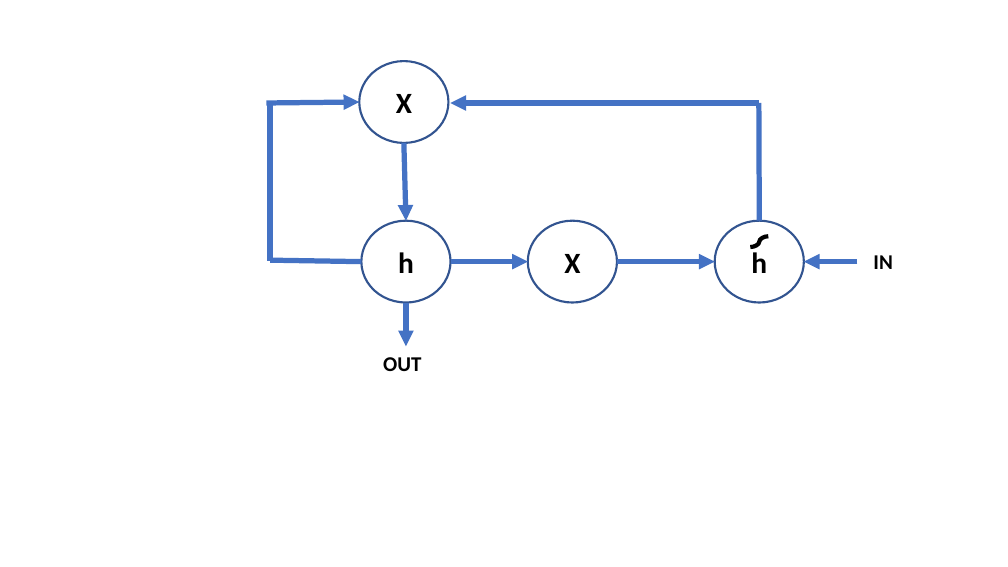
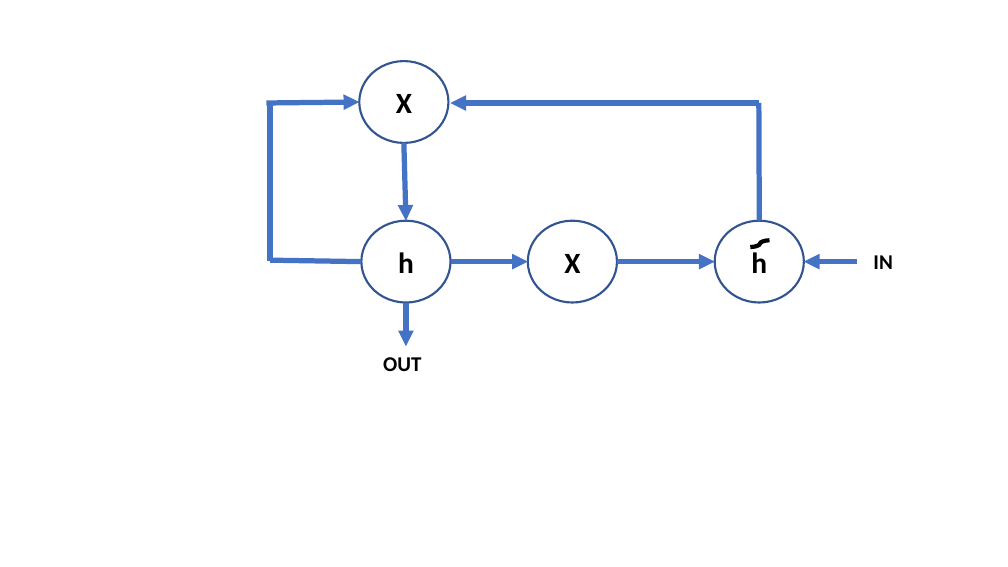
Before and after one commit to StephenElston/MachineLearning530, a slide deck: slide 14 of Lesson5/img/Recurrent-Figures.pptx (slide 11 before the commit). Drawn at 1008x567 pixels with LibreOffice and Linux fonts; fonts in the diff are those of the drawing. Boxes give left, top, right and bottom in pixels: in the first picture for what was removed or moved away, otherwise in the second. Text is boxed around its words. In the diff, an @@ line names an element or a change of style, - is before the commit and + after.

```diff
--- a/Lesson5/img/Recurrent-Figures.pptx
+++ b/Lesson5/img/Recurrent-Figures.pptx
@@ curved line moved from (750, 247) - (768, 237) to (750, 247) - (770, 240) @@
```
Also in this commit, not shown: 4 other slides changed, 3 slides added, 2 other files.
